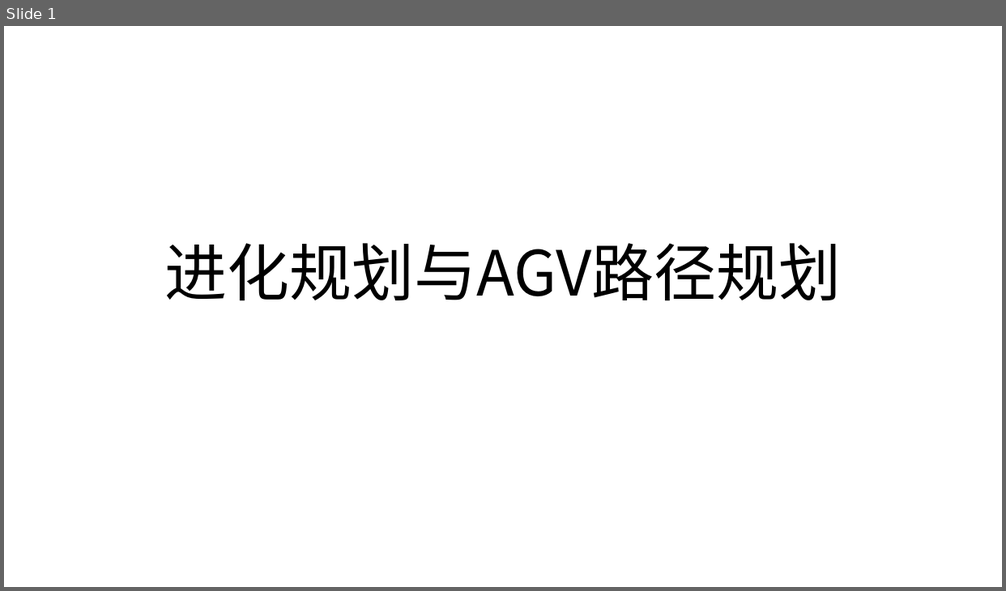
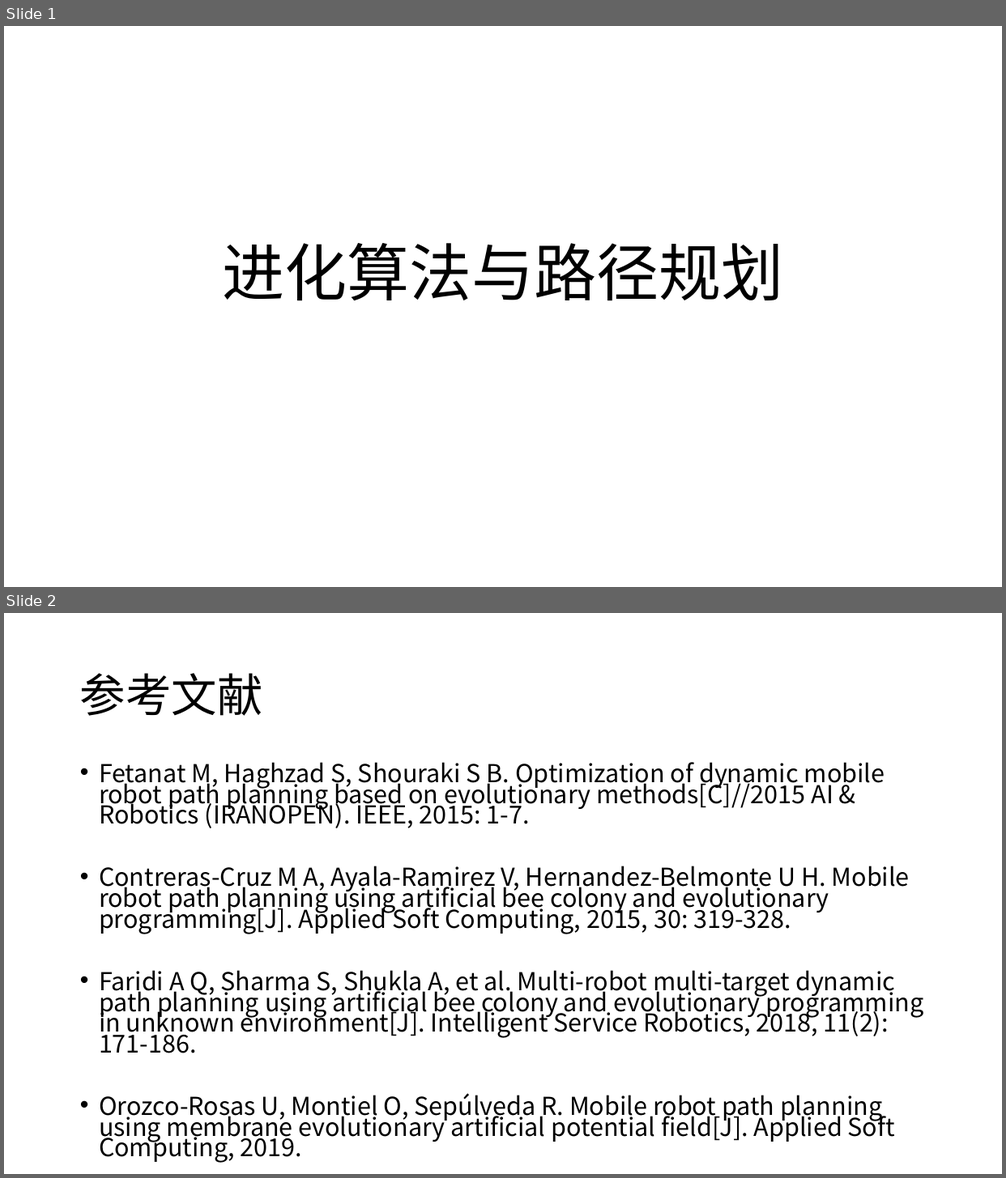
Before and after one commit to likaihz/EAS, a slide deck: likai/slides.pptx. Shown one above the other, each under a label of ours: slide 1 before the commit, slides 1 and 2 after it. The pictures are 1006x591 and 1006x1178 pixels, drawn with LibreOffice and Linux fonts; fonts in the diff are those of the drawing. Boxes give left, top, right and bottom in pixels: in the first picture for what was removed or moved away, otherwise in the second. Text is boxed around its words. In the diff, an @@ line names an element or a change of style, - is before the commit and + after.

```diff
--- a/likai/slides.pptx
+++ b/likai/slides.pptx
@@ slide 2 added at (4,613,1002,1174), background #FFFFFF @@
@@ title added at (80,673,263,716), 44 pt, text #000000 @@
+参考文献
@@ text added at (99,762,923,1163), 23.8 pt, text #000000 @@
+• Fetanat M, Haghzad S, Shouraki S B. Optimization of dynamic mobile robot path planning based on evolutionary methods[C]//2015 AI & Robotics (IRANOPEN). IEEE, 2015: 1-7.
+• Contreras-Cruz M A, Ayala-Ramirez V, Hernandez-Belmonte U H. Mobile robot path planning using artificial bee colony and evolutionary programming[J]. Applied Soft Computing, 2015, 30: 319-328.
+• Faridi A Q, Sharma S, Shukla A, et al. Multi-robot multi-target dynamic path planning using artificial bee colony and evolutionary programming in unknown environment[J]. Intelligent Service Robotics, 2018, 11(2): 171-186.
+• Orozco-Rosas U, Montiel O, Sepúlveda R. Mobile robot path planning using membrane evolutionary artificial potential field[J]. Applied Soft Computing, 2019.
@@ slide 1 changed as well @@
@@ title at (222,243,783,301): text changed @@
-进化规划与AGV路径规划
+进化算法与路径规划
```
Also in this commit, not shown: 1 other slide added, 3 other files.
